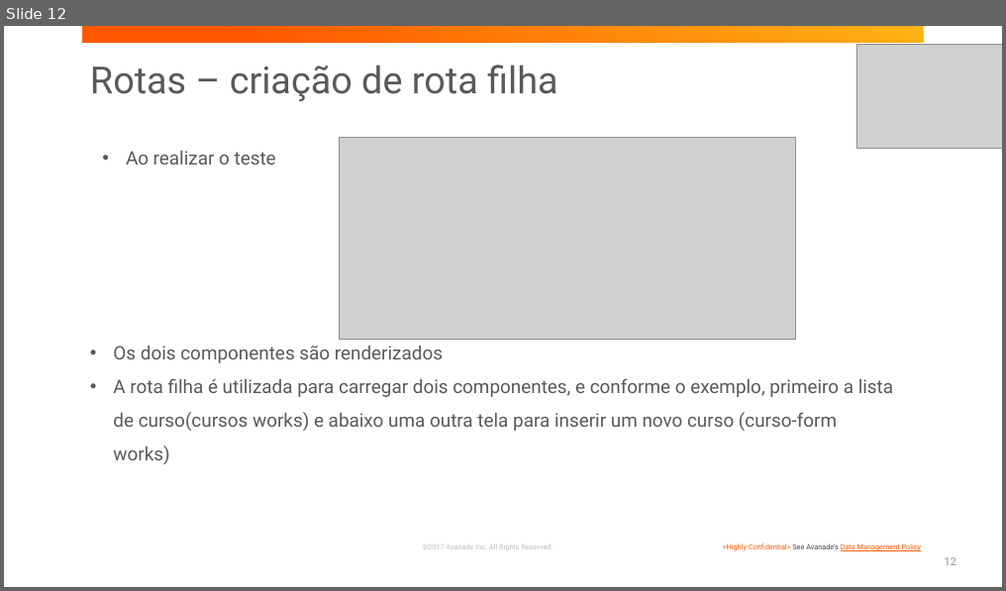
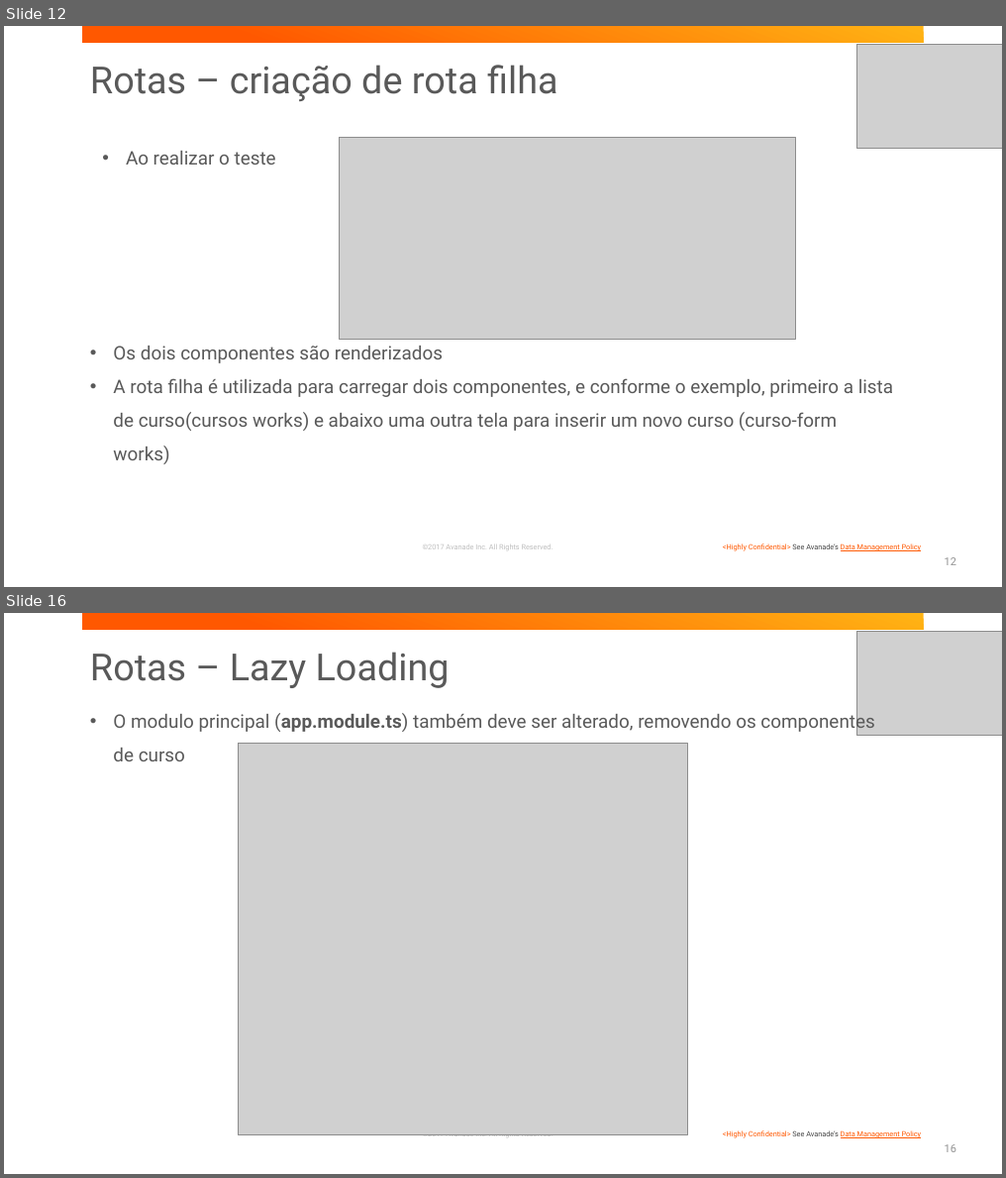
Before and after one commit to BootCampAvanSanAnder/BootCampSantander, a slide deck: presentations/TreinamentoAngular.pptx. Shown one above the other, each under a label of ours: slide 12 before the commit, slides 12 and 16 after it; the slides between them are not shown. The pictures are 1006x591 and 1006x1178 pixels, drawn with LibreOffice and Linux fonts; fonts in the diff are those of the drawing; grey boxes stand for pictures; background and template pictures are left out. Boxes give left, top, right and bottom in pixels: in the first picture for what was removed or moved away, otherwise in the second. Text is boxed around its words. In the diff, an @@ line names an element or a change of style, - is before the commit and + after.

Commit message:
Lazy Loading - criacao do modulo e routing de cursos

```diff
--- a/presentations/TreinamentoAngular.pptx
+++ b/presentations/TreinamentoAngular.pptx
@@ slide 16 added at (x1=4, y1=613, x2=1002, y2=1174), background #FFFFFF; not listed: 3 template elements that a slide beside it also shows @@
@@ picture added at (x1=856, y1=631, x2=1002, y2=736) @@
@@ title added at (x1=90, y1=652, x2=450, y2=688), 36 pt, text #595959 @@
+Rotas – Lazy Loading
@@ text added at (x1=113, y1=710, x2=874, y2=761), 18 pt, text #595959 @@
+• O modulo principal (app.module.ts) também deve ser alterado, removendo os componentes de curso
@@ picture added at (x1=238, y1=744, x2=687, y2=1136) @@
@@ page number added at (x1=944, y1=1145, x2=956, y2=1153), 10.5 pt, text #939393 @@
+16
```
Also in this commit, not shown: 6 other slides added, 4 other files.
